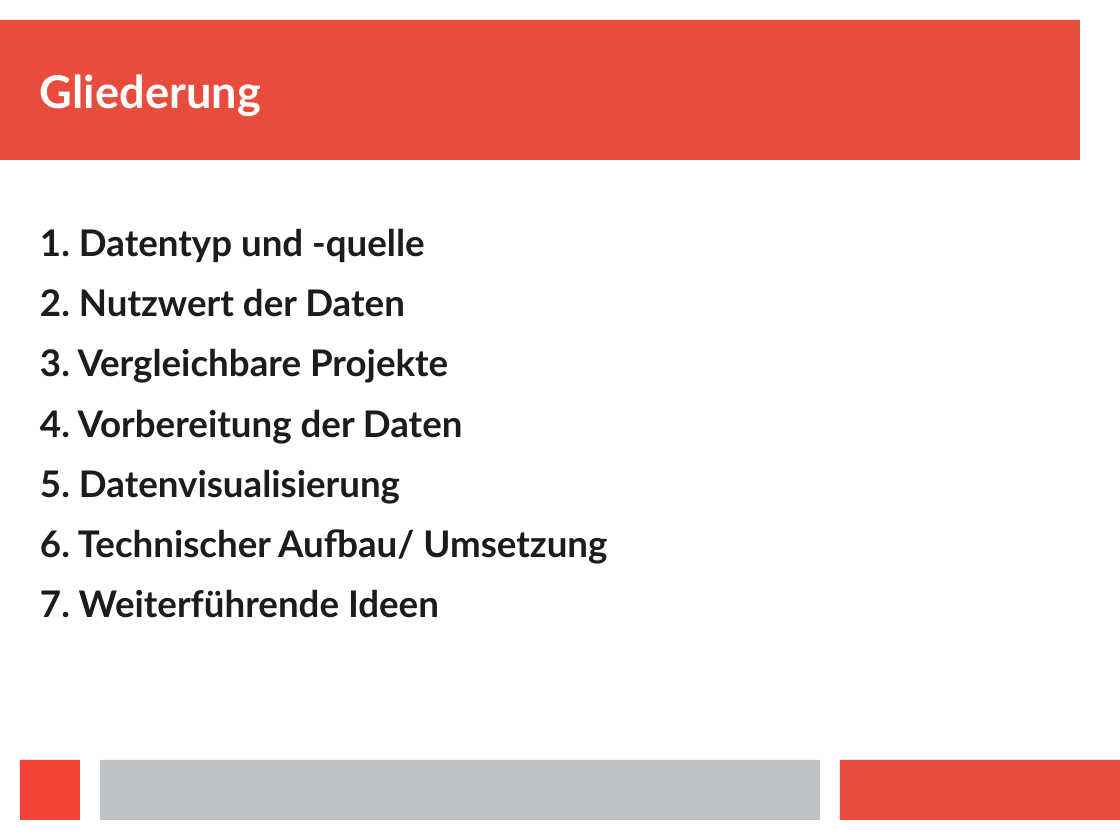
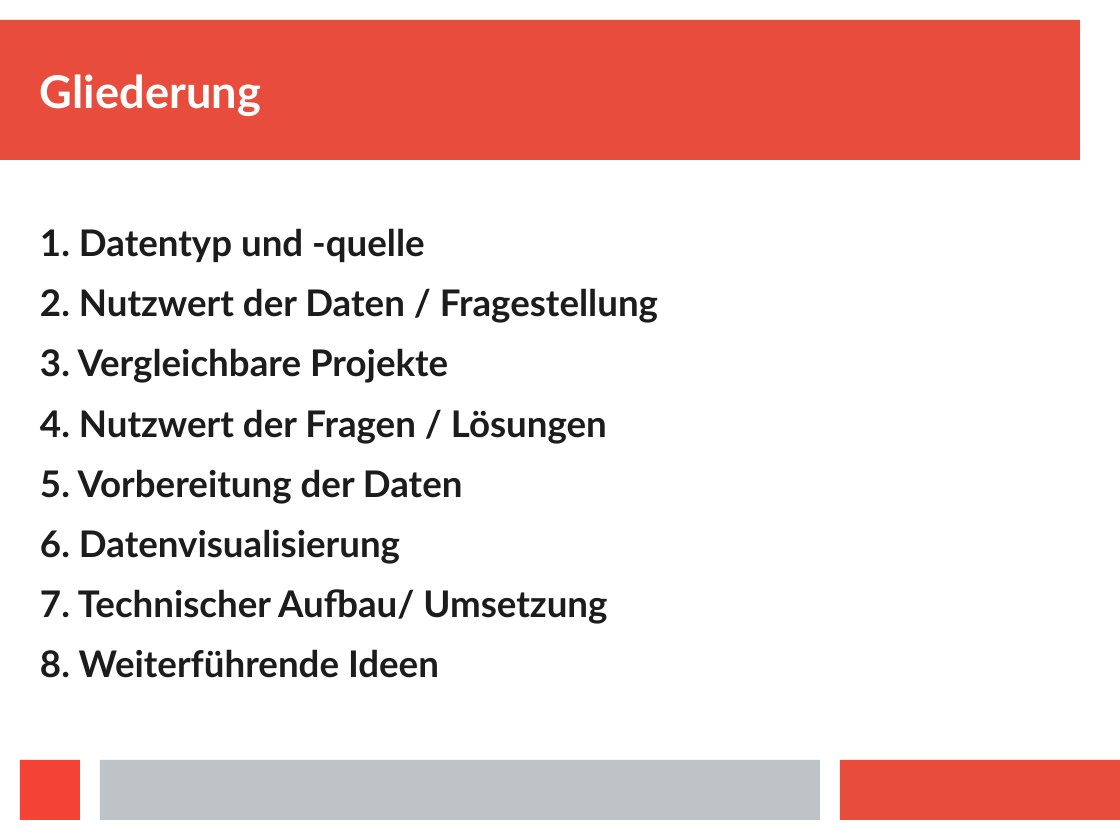
Before and after one commit to Centro1993/Busradar-Visualization, a slide deck: slide 3 of Presentation/Busradar-Mining.odp. Drawn at 1120x840 pixels with LibreOffice and Linux fonts; fonts in the diff are those of the drawing. Boxes give left, top, right and bottom in pixels: in the first picture for what was removed or moved away, otherwise in the second. Text is boxed around its words. In the diff, an @@ line names an element or a change of style, - is before the commit and + after.

```diff
--- a/Presentation/Busradar-Mining.odp
+++ b/Presentation/Busradar-Mining.odp
@@ text at bbox=[40, 288, 658, 323]: text changed @@
-2. Nutzwert der Daten
+2. Nutzwert der Daten / Fragestellung
@@ text at bbox=[40, 409, 607, 678]: text changed @@
-4. Vorbereitung der Daten
-5. Datenvisualisierung
-6. Technischer Aufbau/ Umsetzung
-7. Weiterführende Ideen
+4. Nutzwert der Fragen / Lösungen
+5. Vorbereitung der Daten
+6. Datenvisualisierung
+7. Technischer Aufbau/ Umsetzung
+8. Weiterführende Ideen
```
Also in this commit, not shown: 4 other slides changed, 17 slides added, 9 other files.
